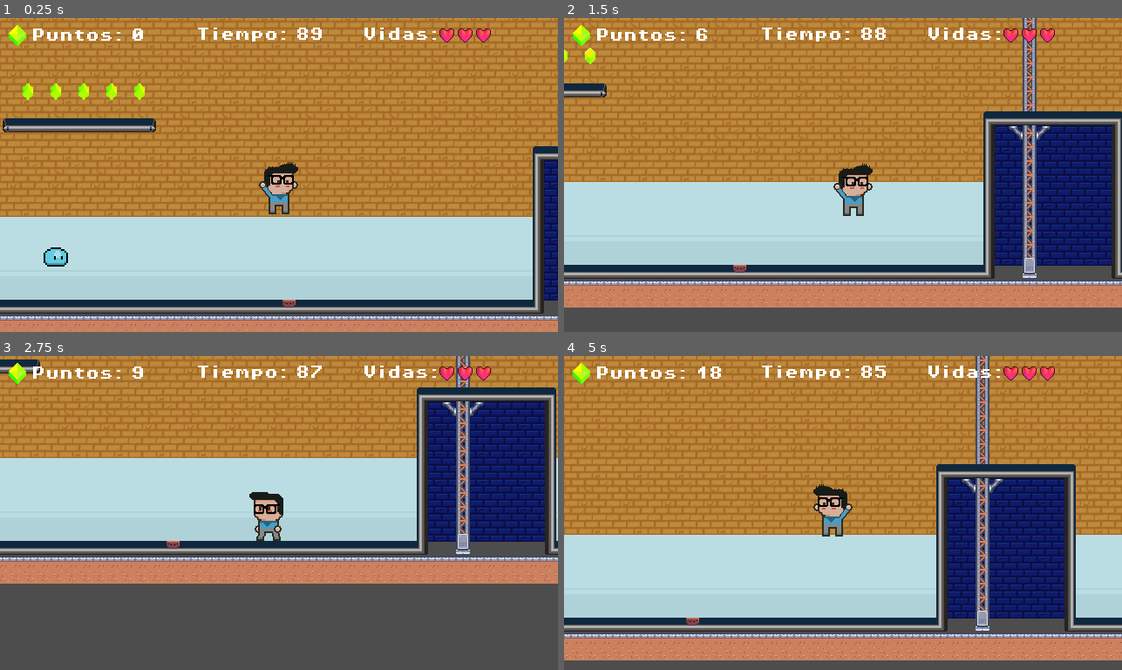
Above: before the commit, frames 1-4 (two rows, left to right).
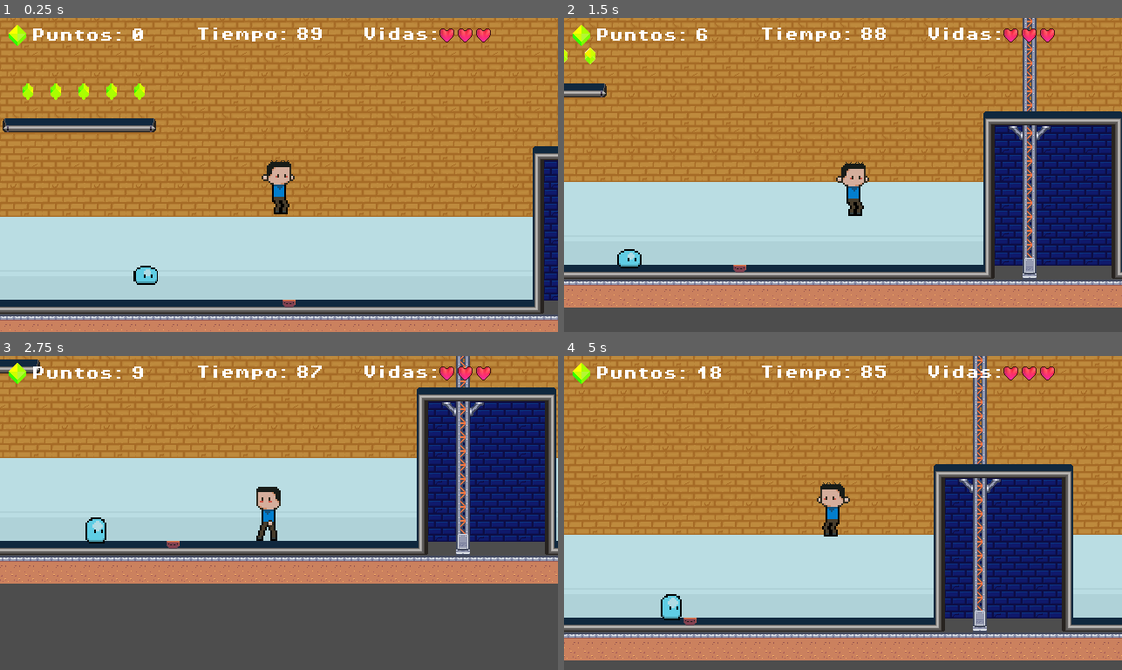
Above: after the commit, the same moments.

Repository: Chrissar19/AulaByte
Game: Godot game, scene res://escenas/niveles/nivel_tuto.tscn
The game is run twice, just before and just after one commit, with the same random seed, the same clock (stepped at 60 frames per second) and the same inputs. This scene is started directly instead of the project's main scene. Sound files missing from this copy of the repository are replaced by a short silence.
Inputs:
- Up to frame 1 (0.25 s): no input
- Up to frame 2 (1.5 s): tap Enter (ui_accept) at 0.5 s; hold Right (derecha) from 0.53 s (still down); tap Space (saltar) at 0.77 s
- Up to frame 3 (2.75 s): tap Space (saltar) at 1.52 s; release Right (derecha) at 2.03 s; hold Left (izquierda) from 2.03 s (still down)
- Up to frame 4 (5 s): release Left (izquierda) at 2.78 s; hold Right (derecha) 2.78-4.28 s; tap Space (saltar) at 3.02, 3.77, 4.52 s; hold Left (izquierda) from 4.28 s (still down)

The runs differ from the first frame. In frame 1, 1.2% of the frame differs, in the area x 7-54%, y 45-85%; in frame 2, 0.9%; in frame 3, 1.0%; in frame 4, 14%, in the area x 0-100%, y 0-97%.
Error before the commit: Invalid access to property or key 'body_entered' on a base object of type 'null instance'. (res://escenas/personajes/enemigos/enemigo_slime_blue.tscn::GDScript…

Commit message:
Colision Con enemigo

Diff:
--- a/AulaByte/escenas/Niveles/escena_01.tscn
+++ b/AulaByte/escenas/Niveles/escena_01.tscn
@@ -2,10 +2,10 @@
 
 [ext_resource type="Script" uid="uid://dcpdjyh6hwpi0" path="res://scripts/game_manager.gd" id="1_t8awx"]
 [ext_resource type="FontFile" uid="uid://bbow2nrr858wg" path="res://recursos/fuentes/Ayuda.TTF" id="2_f5kba"]
-[ext_resource type="Texture2D" uid="uid://dr3bkmou477j5" path="res://recursos/imagenes/TileSets/FondoSheet.png" id="3_6lk43"]
-[ext_resource type="Texture2D" uid="uid://dto4s5nn7kjhi" path="res://recursos/imagenes/TileSets/pared ladrillo.png" id="4_gu41u"]
-[ext_resource type="Texture2D" uid="uid://cxyafbo3ck6fg" path="res://recursos/imagenes/TileSets/Pisos.png" id="5_870s8"]
-[ext_resource type="Texture2D" uid="uid://dwol4vs2hvfno" path="res://recursos/imagenes/TileSets/Tilesets Decoracion.png" id="6_iw8xk"]
+[ext_resource type="Texture2D" uid="uid://dr3bkmou477j5" path="res://recursos/imagenes/tileSets/FondoSheet.png" id="3_6lk43"]
+[ext_resource type="Texture2D" uid="uid://dto4s5nn7kjhi" path="res://recursos/imagenes/tileSets/pared ladrillo.png" id="4_gu41u"]
+[ext_resource type="Texture2D" uid="uid://cxyafbo3ck6fg" path="res://recursos/imagenes/tileSets/Pisos.png" id="5_870s8"]
+[ext_resource type="Texture2D" uid="uid://dwol4vs2hvfno" path="res://recursos/imagenes/tileSets/Tilesets Decoracion.png" id="6_iw8xk"]
 [ext_resource type="PackedScene" uid="uid://bms0pstsaou5r" path="res://escenas/personajes/enemigos/enemigo_slime_blue.tscn" id="7_58txc"]
 [ext_resource type="PackedScene" uid="uid://bm8vysgbk4wkp" path="res://escenas/ui/zona_muerta.tscn" id="9_dgd20"]
 [ext_resource type="PackedScene" uid="uid://cydd1023br6iv" path="res://escenas/objetos_interacciones/bits_moneda.tscn" id="10_ueave"]
--- a/AulaByte/escenas/intro/Intro.tscn
+++ b/AulaByte/escenas/intro/Intro.tscn
@@ -7,7 +7,7 @@
 [ext_resource type="AudioStream" uid="uid://biyvnkp6g7k8y" path="res://recursos/audio/narraciones/intro1.wav" id="5_hd364"]
 [ext_resource type="AudioStream" uid="uid://dhuf6ny74je2f" path="res://recursos/audio/narraciones/intro2.wav" id="6_ftjmw"]
 [ext_resource type="AudioStream" uid="uid://jg4ob6v7dql3" path="res://recursos/audio/narraciones/intro3.wav" id="7_iwusb"]
-[ext_resource type="FontFile" uid="uid://61t7afss7gsj" path="res://recursos/fuentes/normal.ttf" id="8_ftjmw"]
+[ext_resource type="FontFile" uid="uid://61t7afss7gsj" path="res://recursos/fuentes/Normal.ttf" id="8_ftjmw"]
 
 [sub_resource type="StyleBoxFlat" id="StyleBoxFlat_hd364"]
 content_margin_left = 10.0
--- a/AulaByte/escenas/menu/Seleccion_personaje/seleccion_personaje.tscn
+++ b/AulaByte/escenas/menu/Seleccion_personaje/seleccion_personaje.tscn
@@ -1,8 +1,8 @@
 [gd_scene load_steps=9 format=4 uid="uid://cj8vcwm8nhfu7"]
 
 [ext_resource type="Script" uid="uid://dooupabinrph4" path="res://scripts/niveles/seleccion_personaje.gd" id="1_1yhaj"]
-[ext_resource type="Texture2D" uid="uid://dto4s5nn7kjhi" path="res://recursos/imagenes/TileSets/pared ladrillo.png" id="2_8tjb6"]
-[ext_resource type="FontFile" uid="uid://61t7afss7gsj" path="res://recursos/fuentes/normal.ttf" id="3_40f4r"]
+[ext_resource type="Texture2D" uid="uid://dto4s5nn7kjhi" path="res://recursos/imagenes/tileSets/pared ladrillo.png" id="2_8tjb6"]
+[ext_resource type="FontFile" uid="uid://61t7afss7gsj" path="res://recursos/fuentes/Normal.ttf" id="3_40f4r"]
 [ext_resource type="FontFile" uid="uid://cqpyvmpwwbql2" path="res://recursos/fuentes/Titulos.ttf" id="4_s5o1y"]
 [ext_resource type="AudioStream" uid="uid://rv3tqp8mrdwm" path="res://recursos/audio/efectos/click.wav" id="5_3oyyv"]
 [ext_resource type="AudioStream" uid="uid://smlda04d7351" path="res://recursos/audio/efectos/cambio_personaje.wav" id="6_l5nic"]
--- a/AulaByte/escenas/niveles/nivel_tuto.tscn
+++ b/AulaByte/escenas/niveles/nivel_tuto.tscn
@@ -1,18 +1,18 @@
 [gd_scene load_steps=22 format=4 uid="uid://cqk82ixbb1sb0"]
 
 [ext_resource type="Script" uid="uid://bl84y62aosyrq" path="res://scripts/niveles/nivel_tuto.gd" id="1_wwpym"]
-[ext_resource type="Texture2D" uid="uid://dto4s5nn7kjhi" path="res://recursos/imagenes/TileSets/pared ladrillo.png" id="2_1g06v"]
-[ext_resource type="Texture2D" uid="uid://dr3bkmou477j5" path="res://recursos/imagenes/TileSets/FondoSheet.png" id="3_wsaak"]
-[ext_resource type="Texture2D" uid="uid://14pnjoo6241b" path="res://recursos/imagenes/TileSets/DecoracionesFondo.png" id="4_5rite"]
-[ext_resource type="TileSet" uid="uid://dbxx1jhbs275d" path="res://escenas/niveles/pisos.tres" id="4_cn7c0"]
+[ext_resource type="Texture2D" uid="uid://dto4s5nn7kjhi" path="res://recursos/imagenes/tileSets/pared ladrillo.png" id="2_1g06v"]
+[ext_resource type="Texture2D" uid="uid://dr3bkmou477j5" path="res://recursos/imagenes/tileSets/FondoSheet.png" id="3_wsaak"]
+[ext_resource type="Texture2D" uid="uid://14pnjoo6241b" path="res://recursos/imagenes/tileSets/DecoracionesFondo.png" id="4_5rite"]
+[ext_resource type="TileSet" uid="uid://dbxx1jhbs275d" path="res://escenas/Niveles/pisos.tres" id="4_cn7c0"]
 [ext_resource type="PackedScene" uid="uid://t8ur3tgfe14n" path="res://escenas/ui/puntos_inicio.tscn" id="4_ougkj"]
 [ext_resource type="PackedScene" uid="uid://brfxoes3nrqbr" path="res://escenas/ui/hud.tscn" id="5_auyua"]
 [ext_resource type="PackedScene" uid="uid://1eeeqekb3ych" path="res://escenas/objetos_interacciones/caja.tscn" id="6_1g06v"]
 [ext_resource type="PackedScene" uid="uid://mher13w4mave" path="res://escenas/trampas/zona_muerte.tscn" id="6_k7v1a"]
-[ext_resource type="PackedScene" uid="uid://bms0pstsaou5r" path="res://escenas/personajes/enemigos/enemigo_slime_blue.tscn" id="7_ds2q0"]
 [ext_resource type="PackedScene" uid="uid://cydd1023br6iv" path="res://escenas/objetos_interacciones/bits_moneda.tscn" id="10_wsaak"]
 [ext_resource type="PackedScene" uid="uid://dkm0atk4qawk3" path="res://escenas/objetos_interacciones/plataforma.tscn" id="11_cn7c0"]
-[ext_resource type="PackedScene" uid="uid://b7n32avjc7w4l" path="res://escenas/personajes/Jojoa/jojoa.tscn" id="12_cn7c0"]
+[ext_resource type="PackedScene" uid="uid://bn26h8nuu10nr" path="res://escenas/personajes/Romo/Romo.tscn" id="13_5vv37"]
+[ext_resource type="PackedScene" uid="uid://dfr8bmdn5actv" path="res://escenas/personajes/enemigos/slime_azul.tscn" id="13_snr6v"]
 
 [sub_resource type="TileSetAtlasSource" id="TileSetAtlasSource_5rite"]
 texture = ExtResource("2_1g06v")
@@ -303,7 +303,7 @@
 [node name="NivelTuto" type="Node2D"]
 script = ExtResource("1_wwpym")
 camara_alto = -528
-camara_izquierda = -800
+camara_izquierda = -850
 camara_derecha = 720
 camara_abajo = 160
 cuenta_regresiva = 90.0
@@ -324,7 +324,7 @@
 tile_set = ExtResource("4_cn7c0")
 
 [node name="PuntosInicio" parent="." instance=ExtResource("4_ougkj")]
-position = Vector2(-512, 72)
+position = Vector2(-352, 48)
 
 [node name="HUD" parent="." instance=ExtResource("5_auyua")]
 visible = false
@@ -392,10 +392,12 @@
 }
 autoplay = "Vertical"
 
-[node name="Jojoa" parent="." instance=ExtResource("12_cn7c0")]
-
-[node name="EnemigoSlimeBlue" parent="." instance=ExtResource("7_ds2q0")]
-position = Vector2(-256, 104)
-
 [node name="Caja" parent="." instance=ExtResource("6_1g06v")]
 position = Vector2(327, -312)
+
+[node name="SlimeAzul" parent="." instance=ExtResource("13_snr6v")]
+z_index = 1
+position = Vector2(-160, 120)
+
+[node name="Romo" parent="." instance=ExtResource("13_5vv37")]
+collision_mask = 3
--- a/AulaByte/escenas/niveles/pisos.tres
+++ b/AulaByte/escenas/niveles/pisos.tres
@@ -1,6 +1,6 @@
 [gd_resource type="TileSet" load_steps=3 format=3 uid="uid://dbxx1jhbs275d"]
 
-[ext_resource type="Texture2D" uid="uid://cxyafbo3ck6fg" path="res://recursos/imagenes/TileSets/Pisos.png" id="1_kt5if"]
+[ext_resource type="Texture2D" uid="uid://cxyafbo3ck6fg" path="res://recursos/imagenes/tileSets/Pisos.png" id="1_kt5if"]
 
 [sub_resource type="TileSetAtlasSource" id="TileSetAtlasSource_xrjwx"]
 texture = ExtResource("1_kt5if")
--- a/AulaByte/escenas/personajes/Delgado/delgado.tscn
+++ b/AulaByte/escenas/personajes/Delgado/delgado.tscn
@@ -1,7 +1,10 @@
-[gd_scene load_steps=3 format=3 uid="uid://57wg0kv8rcf6"]
+[gd_scene load_steps=4 format=3 uid="uid://57wg0kv8rcf6"]
 
 [ext_resource type="PackedScene" uid="uid://ckai8femo32e4" path="res://escenas/personajes/personaje_base.tscn" id="1_ft0hi"]
 [ext_resource type="SpriteFrames" uid="uid://g345vwq0s2w4" path="res://escenas/personajes/Delgado/animation_delgado.tres" id="2_rojlo"]
+
+[sub_resource type="RectangleShape2D" id="RectangleShape2D_rojlo"]
+size = Vector2(22, 43)
 
 [node name="Delgado" instance=ExtResource("1_ft0hi")]
 nombre = "Delgado"
@@ -9,3 +12,7 @@
 [node name="AnimatedSprite2D" parent="." index="0"]
 sprite_frames = ExtResource("2_rojlo")
 animation = &"DelgadoDownNo"
+
+[node name="CollisionShape2D" parent="." index="1"]
+position = Vector2(1, 10.5)
+shape = SubResource("RectangleShape2D_rojlo")
--- a/AulaByte/escenas/personajes/Romo/Romo.tscn
+++ b/AulaByte/escenas/personajes/Romo/Romo.tscn
@@ -1,7 +1,10 @@
-[gd_scene load_steps=3 format=3 uid="uid://bn26h8nuu10nr"]
+[gd_scene load_steps=4 format=3 uid="uid://bn26h8nuu10nr"]
 
 [ext_resource type="PackedScene" uid="uid://ckai8femo32e4" path="res://escenas/personajes/personaje_base.tscn" id="1_w6nqi"]
 [ext_resource type="SpriteFrames" uid="uid://j40x2ec8nhi3" path="res://escenas/personajes/Romo/animacion_romo.tres" id="2_2lmna"]
+
+[sub_resource type="RectangleShape2D" id="RectangleShape2D_bj2re"]
+size = Vector2(20, 59)
 
 [node name="Romo" instance=ExtResource("1_w6nqi")]
 nombre = "Romo"
@@ -9,3 +12,7 @@
 [node name="AnimatedSprite2D" parent="." index="0"]
 sprite_frames = ExtResource("2_2lmna")
 animation = &"RomoWalkNo"
+
+[node name="CollisionShape2D" parent="." index="1"]
+position = Vector2(1, 2.5)
+shape = SubResource("RectangleShape2D_bj2re")
--- /dev/null
+++ b/AulaByte/escenas/personajes/enemigos/slime_azul.tscn
@@ -0,0 +1,53 @@
+[gd_scene load_steps=6 format=3 uid="uid://dfr8bmdn5actv"]
+
+[ext_resource type="Script" uid="uid://7kbhq3oc7ris" path="res://scripts/enemigos/slime_azul.gd" id="1_gxtbd"]
+[ext_resource type="SpriteFrames" uid="uid://b4ualtviupkrg" path="res://recursos/imagenes/enemigo_slime_blue.tres" id="2_t3s4k"]
+
+[sub_resource type="RectangleShape2D" id="RectangleShape2D_8vshj"]
+size = Vector2(12, 24)
+
+[sub_resource type="CapsuleShape2D" id="CapsuleShape2D_adcx4"]
+radius = 4.0
+height = 26.0
+
+[sub_resource type="RectangleShape2D" id="RectangleShape2D_gxtbd"]
+size = Vector2(16, 30)
+
+[node name="SlimeAzul" type="CharacterBody2D"]
+script = ExtResource("1_gxtbd")
+
+[node name="Sprite" type="AnimatedSprite2D" parent="."]
+sprite_frames = ExtResource("2_t3s4k")
+animation = &"slime_walk_blue"
+autoplay = "slime_walk_blue"
+
+[node name="ColisionSlime" type="CollisionShape2D" parent="."]
+position = Vector2(-2.18557e-08, 6)
+rotation = 1.5708
+shape = SubResource("RectangleShape2D_8vshj")
+
+[node name="RayPared" type="RayCast2D" parent="."]
+target_position = Vector2(20, 0)
+
+[node name="TimerMuerte" type="Timer" parent="."]
+one_shot = true
+
+[node name="SensorPisoton" type="Area2D" parent="."]
+
+[node name="ColisionSensor" type="CollisionShape2D" parent="SensorPisoton"]
+position = Vector2(0, -4)
+rotation = 1.5708
+shape = SubResource("CapsuleShape2D_adcx4")
+
+[node name="DetectarJugador" type="Area2D" parent="."]
+collision_layer = 8
+collision_mask = 0
+
+[node name="SensorJugador" type="CollisionShape2D" parent="DetectarJugador"]
+position = Vector2(-8.9407e-08, 8)
+rotation = 1.5708
+shape = SubResource("RectangleShape2D_gxtbd")
+
+[connection signal="timeout" from="TimerMuerte" to="." method="_on_timer_muerte_timeout"]
+[connection signal="body_entered" from="SensorPisoton" to="." method="_on_sensor_pisoton_body_entered"]
+[connection signal="body_entered" from="DetectarJugador" to="." method="_on_detector_jugador_body_entered"]
--- a/AulaByte/escenas/ui/zona_muerta.tscn
+++ b/AulaByte/escenas/ui/zona_muerta.tscn
@@ -1,7 +1,7 @@
 [gd_scene load_steps=3 format=3 uid="uid://bm8vysgbk4wkp"]
 
 [ext_resource type="Script" uid="uid://b28ydkssdkqu1" path="res://scripts/zona_muerte.gd" id="1_6kesg"]
-[ext_resource type="AudioStream" uid="uid://coypurc8fta1a" path="res://recursos/audio/Musica/hurt.wav" id="2_fgjks"]
+[ext_resource type="AudioStream" uid="uid://coypurc8fta1a" path="res://recursos/audio/musica/hurt.wav" id="2_fgjks"]
 
 [node name="ZonaMuerta" type="Area2D"]
 collision_mask = 2
--- a/AulaByte/recursos/imagenes/enemigo_slime_blue.tres
+++ b/AulaByte/recursos/imagenes/enemigo_slime_blue.tres
@@ -50,9 +50,9 @@
 "duration": 1.0,
 "texture": SubResource("AtlasTexture_sc7w8")
 }],
-"loop": true,
+"loop": false,
 "name": &"slime_death_blue",
-"speed": 5.0
+"speed": 9.0
 }, {
 "frames": [{
 "duration": 1.0,
--- /dev/null
+++ b/AulaByte/scripts/enemigos/slime_azul.gd
@@ -0,0 +1,58 @@
+extends CharacterBody2D
+
+@export var vel := 30.0
+@export var grav := 400.0
+@export var daño := 1
+
+var dir := 1
+
+@onready var ray_pared: RayCast2D = $RayPared
+@onready var sprite: AnimatedSprite2D = $Sprite
+@onready var timer_muerte: Timer = $TimerMuerte
+@onready var colision_slime: CollisionShape2D = $ColisionSlime
+
+func _ready() -> void:
+	add_to_group("Enemigos")
+	sprite.play("slime_walk_blue")
+
+func _physics_process(delta: float) -> void:
+	#-- Aplicar gravedad
+	if not is_on_floor():
+		velocity.y += grav * delta
+	else:
+		velocity.y = 0
+	#-- Movimiento Horizontal
+	velocity.x = dir * vel
+
+	#-- cambia direccion si toca pared
+	ray_pared.force_raycast_update()
+	if ray_pared.is_colliding():
+		dir *= -1
+		sprite.flip_h = dir < 0
+		_actualizar_raycast()
+
+	move_and_slide()
+
+func _actualizar_raycast():
+	#-- Cambia la direccion del reycast segun donde mire el slime
+	ray_pared.target_position.x = abs(ray_pared.target_position.x) * dir
+
+# Si el jugador cae encima del slime, muere. Si no, hace daño.
+func _on_sensor_pisoton_body_entered(body):
+	if body.is_in_group("Jugador"):
+		if body.global_position.y < global_position.y - 10:
+			body.ganar_puntos(3)
+			#-- Detener movimiento y reproducir animacion muerte
+			set_physics_process(false)
+			sprite.play("slime_death_blue")
+			timer_muerte.start(0.4)
+		else:
+			body.recibir_dmg()
+
+func _on_detector_jugador_body_entered(body):
+	if body.is_in_group("Jugador"):
+		if body.global_position.y >= global_position.y - 12:
+			body.recibir_dmg()
+
+func _on_timer_muerte_timeout():
+	queue_free()
Not shown, changed: AulaByte/recursos/Audio/Musica/01.mp3.import
Not shown, changed: AulaByte/recursos/Audio/Musica/02.mp3.import
Not shown, changed: AulaByte/recursos/Audio/Musica/03.mp3.import
Not shown, changed: AulaByte/recursos/Audio/Musica/hurt.wav.import
Not shown, changed: AulaByte/recursos/Audio/Musica/time_for_adventure.mp3.import
Not shown, changed: AulaByte/recursos/Fuentes/Normal.ttf.import
Not shown, changed: AulaByte/recursos/audio/Musica/neon-pulse-30s-307999.wav.import
Not shown, changed: AulaByte/recursos/audio/Musica/tic-toc-suspenso-7312.wav.import
Not shown, changed: AulaByte/recursos/imagenes/TileSets/DecoracionesFondo.png.import
Not shown, changed: AulaByte/recursos/imagenes/TileSets/FondoSheet.png.import
Not shown, changed: AulaByte/recursos/imagenes/TileSets/Pisos.png.import
Not shown, changed: AulaByte/recursos/imagenes/TileSets/Tilesets Decoracion.png.import
(and 3 more such lines)
